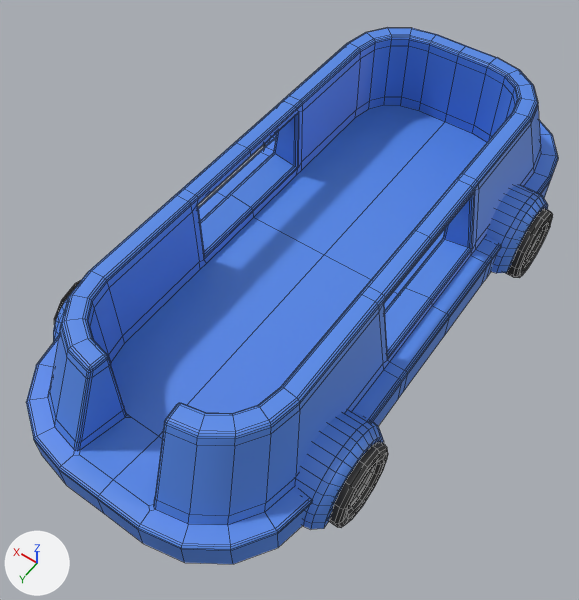
One commit to the FBX model Assets/_Main/Art/Models/v2/Car.fbx: the scene before it, then after it.
Rendered twice from a 50 mm lens placed at (-3.84, 5.97, 9.11), pointed at (0.04, 0.55, 0.58). The axes (+X, +Y, +Z) are drawn at lower left. The lights are the same throughout. Mesh edges are drawn as thin lines. Where no turn or scale is listed for an object, it has been applied to the vertices.

Names of what the first picture shows: 'Sm_Car'.
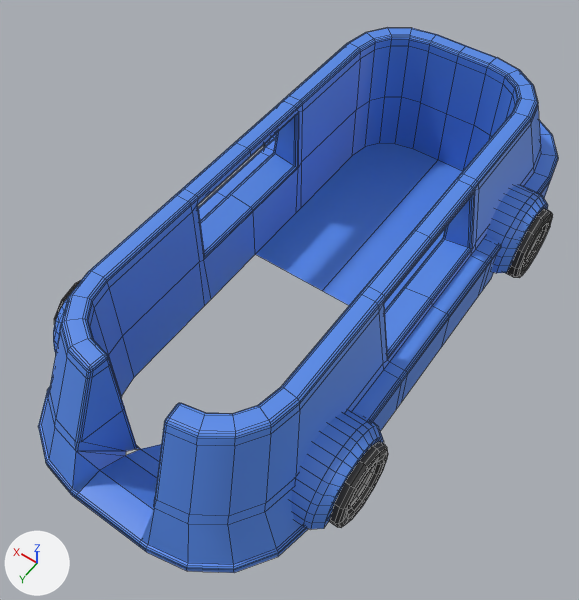
What differs and where, as boxes [x1, y1, x2, y2] in the pictures (579 x 600 px; the box of a moved part takes in the faces that stretch with it):
'Sm_Car', reshaped: before [26, 28, 558, 564]; after [38, 28, 558, 573]
part 1 of me_cube_018, moved or reshaped: before [26, 97, 555, 564]; after [38, 97, 555, 573]

Diff of the bpy script that builds the scene:
```diff
--- a/Assets/_Main/Art/Models/v2/Car.fbx.py
+++ b/Assets/_Main/Art/Models/v2/Car.fbx.py
@@ me_cube_018 @@
 # used by ob_sm_car; location = (0.0, 0.0, 0.0)
-me_cube_018.from_pydata(...)  # 2099 vertices, 1914 faces; spans x -2.24..2.24, y -4.62..4.19, z 0.0..2.09
+me_cube_018.from_pydata(...)  # 2103 vertices, 1921 faces; spans x -2.24..2.24, y -4.62..4.19, z 0.0..2.09
+# me_cube_018 part 1
+# 19 vertices are removed from x -0.61..0.61, y -0.22..4.19, z 0.5..0.93
+# 34 faces are deleted
+# 37 vertices in x -1.92..1.92, y -4.62..4.19, z 0.5 move by (0.0, 0.0, -0.27)
+# 33 vertices in x -1.21..1.21, y -3.63..3.25, z 0.82..0.83 move by (0.0, 0.0, -0.79)
+# 20 vertices in x -1.92..1.92, y 2.86..4.19, z 0.89..0.93 move by (0.0, 0.0, -0.58)
+# 18 vertices in x -1.92..1.92, y 2.85..4.19, z 0.91..0.93 move by (0.0, 0.0, -0.57)
+# 4 vertices in x -0.5..0.5, y 3.21..3.23, z 0.83 move by (0.0, 0.0, -0.8)
+# 1 vertex moves from x 0.56, y 3.89, z 0.93 to x 0.56, y 3.34, z 0.03
+# 23 vertices are added at x -0.58..0.58, y -0.22..4.19, z 0.03..0.36
+# 41 new faces join them, mat_m_car (blue #5488e7)
 me_cube_018.materials.append(mat_m_car)
```
